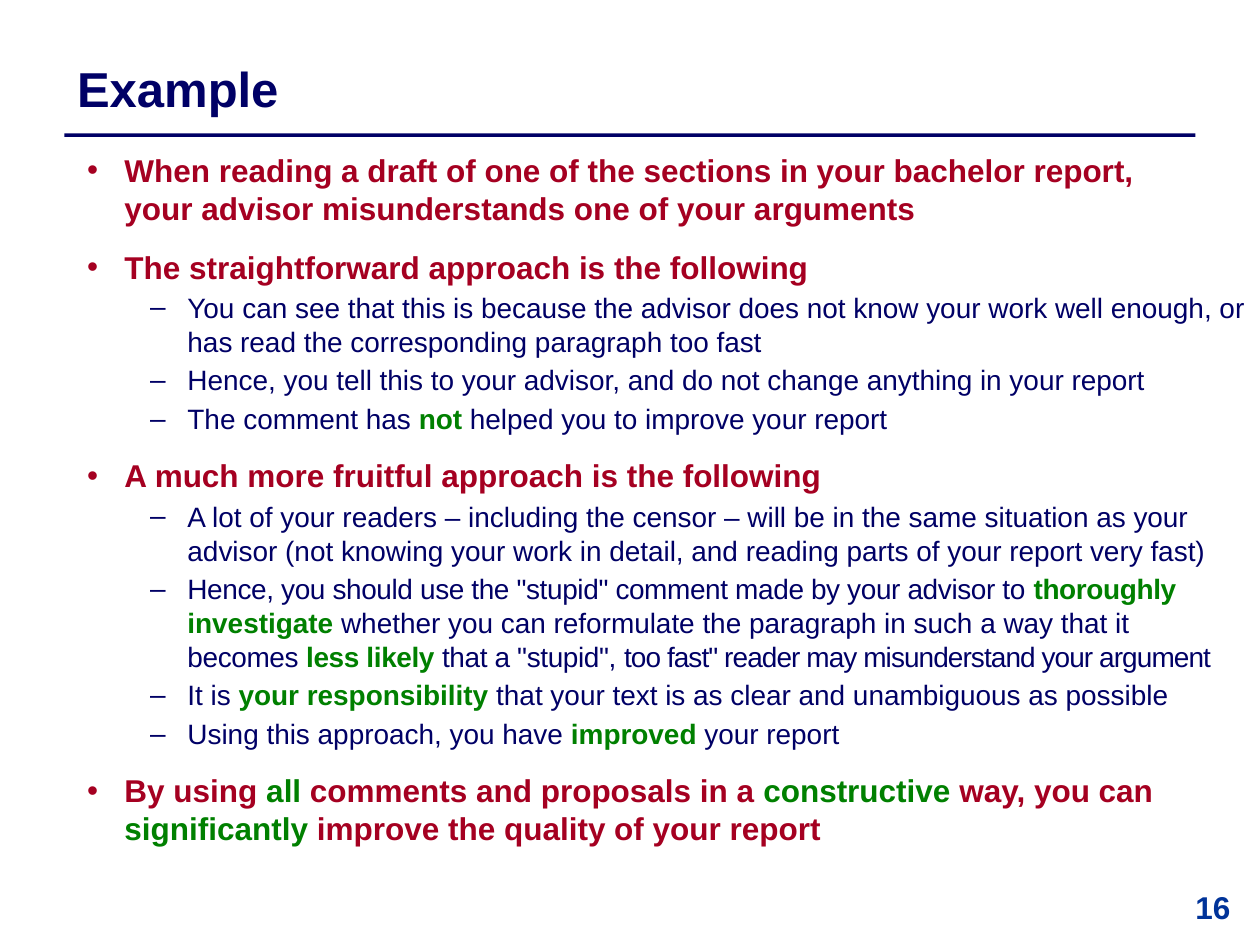
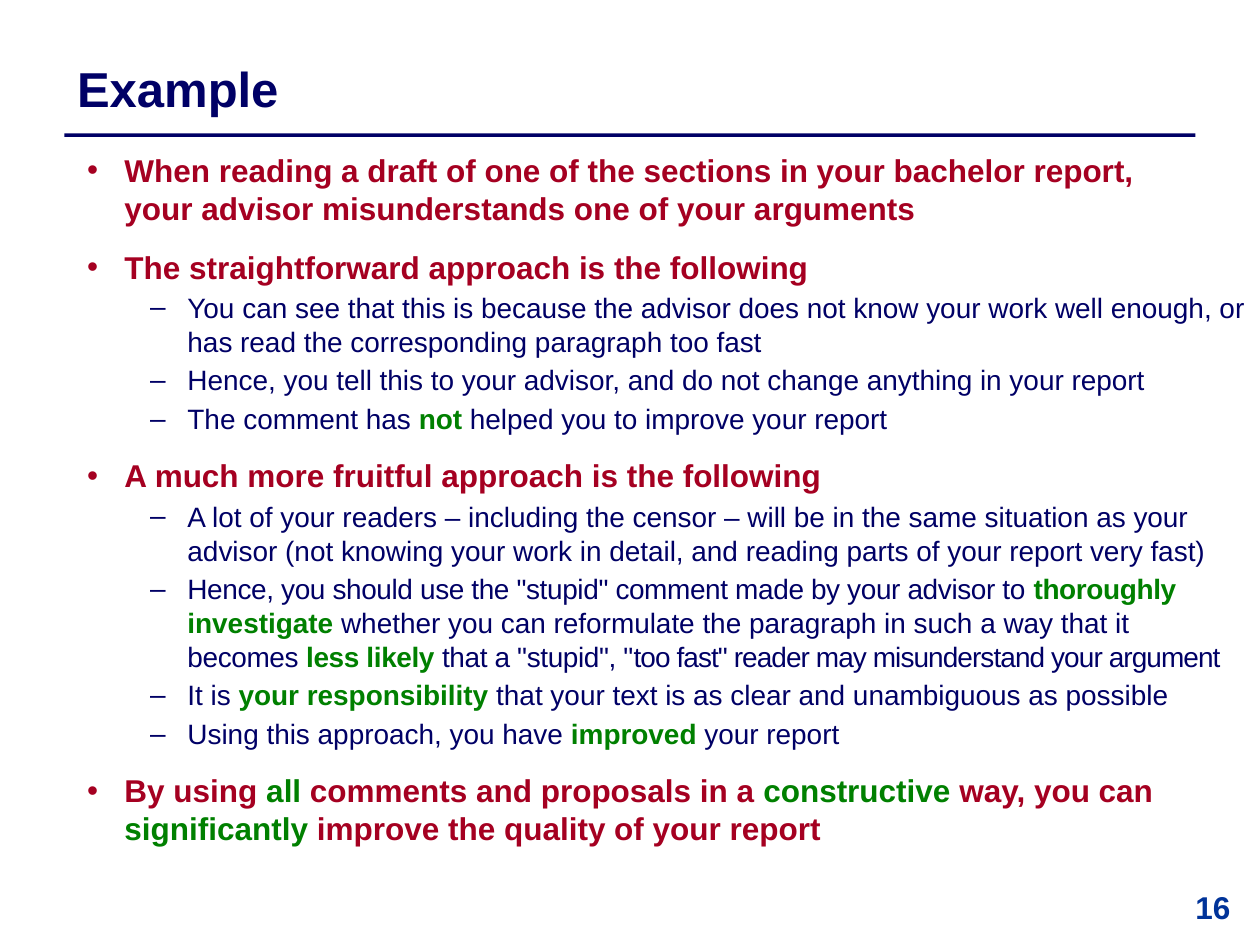
Before and after one commit to IntProgAU/Materiale, a slide deck: slide 16 of web/b23/1 Bachelor Contract .pptx. Drawn at 1260x945 pixels with LibreOffice and Linux fonts; fonts in the diff are those of the drawing. Boxes give left, top, right and bottom in pixels: in the first picture for what was removed or moved away, otherwise in the second. Text is boxed around its words. In the diff, an @@ line names an element or a change of style, - is before the commit and + after.

```diff
--- a/web/b23/1 Bachelor Contract .pptx
+++ b/web/b23/1 Bachelor Contract .pptx
@@ text at (187,578,1221,672): text changed @@
-  – Hence, you should use the "stupid" comment made by your advisor to thoroughly investigate whether you can reformulate the paragraph in such a way that it becomes less likely that a "stupid", too fast" reader may misunderstand your argument
+  – Hence, you should use the "stupid" comment made by your advisor to thoroughly investigate whether you can reformulate the paragraph in such a way that it becomes less likely that a "stupid", "too fast" reader may misunderstand your argument
```
Also in this commit, not shown: 3 other slides changed.
